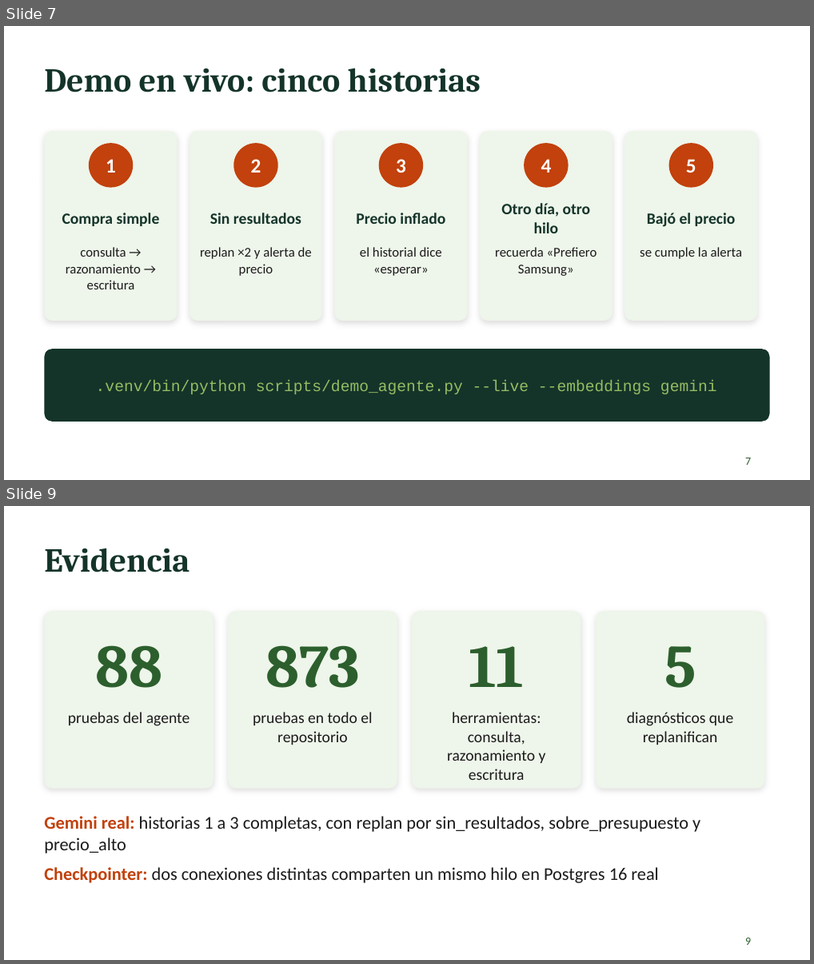
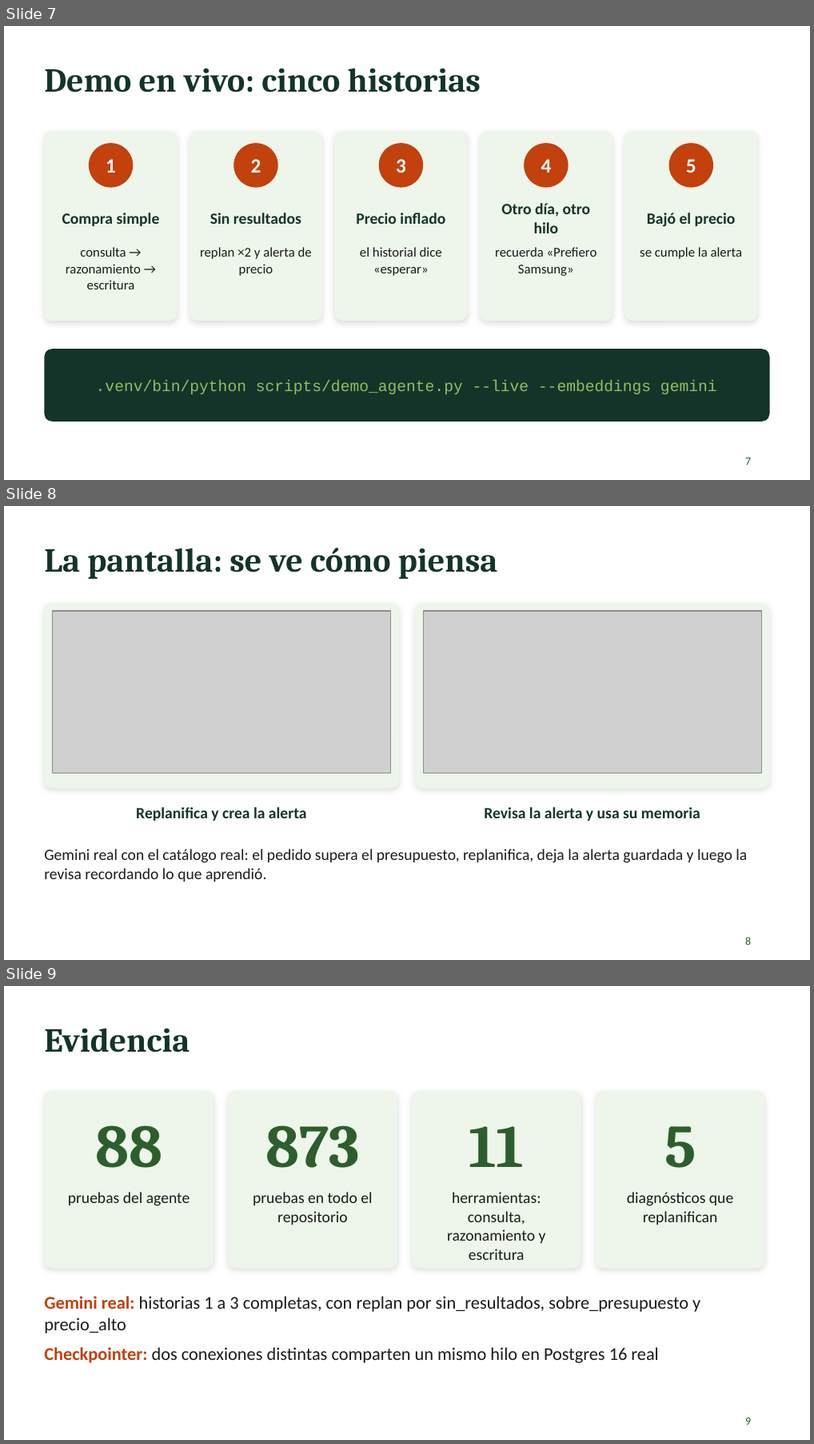
Before and after one commit to niKo-ing/PROYECTOENGINEER-AI, a slide deck: docs/agente/Presentacion_EP2_Agente_TodoBarato.pptx. Shown one above the other, each under a label of ours: slides 7 and 9 before the commit, slides 7, 8 and 9 after it; the slides between them are not shown. The pictures are 814x964 and 814x1444 pixels, drawn with LibreOffice and Linux fonts; fonts in the diff are those of the drawing; grey boxes stand for pictures. Boxes give left, top, right and bottom in pixels: in the first picture for what was removed or moved away, otherwise in the second. Text is boxed around its words. In the diff, an @@ line names an element or a change of style, - is before the commit and + after.

```diff
--- a/docs/agente/Presentacion_EP2_Agente_TodoBarato.pptx
+++ b/docs/agente/Presentacion_EP2_Agente_TodoBarato.pptx
@@ slide 8 added at (4, 506, 810, 960), background #FFFFFF @@
@@ title added at (44, 548, 498, 579), 30 pt, text #14342A, bold @@
+La pantalla: se ve cómo piensa
@@ rounded rectangle added at (44, 603, 399, 788), fill #EEF5EA @@
@@ picture added at (52, 611, 391, 773) @@
@@ rounded rectangle added at (415, 603, 770, 788), fill #EEF5EA @@
@@ picture added at (423, 611, 762, 773) @@
@@ text added at (136, 807, 307, 820), 14 pt, text #14342A, bold @@
+Replanifica y crea la alerta
@@ text added at (484, 807, 701, 820), 14 pt, text #14342A, bold @@
+Revisa la alerta y usa su memoria
@@ text added at (44, 848, 747, 881), 14 pt, text #1B1B1B @@
+Gemini real con el catálogo real: el pedido supera el presupuesto, replanifica, deja la alerta guardada y luego la revisa recordando lo que aprendió.
@@ page number added at (746, 936, 751, 944), 10 pt, text #2C5F2D @@
+8
```
Also in this commit, not shown: 1 slide removed, 8 other files.
